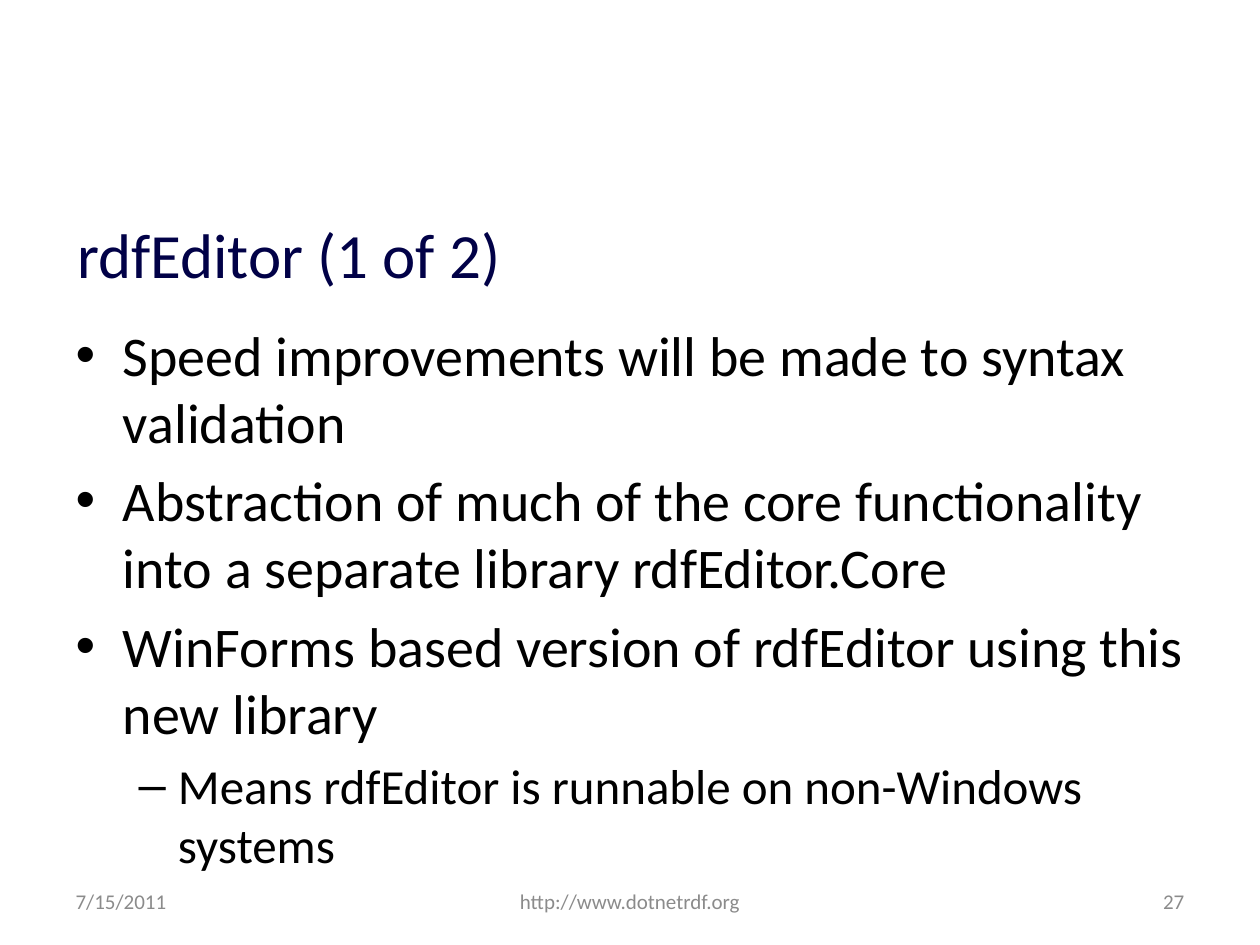
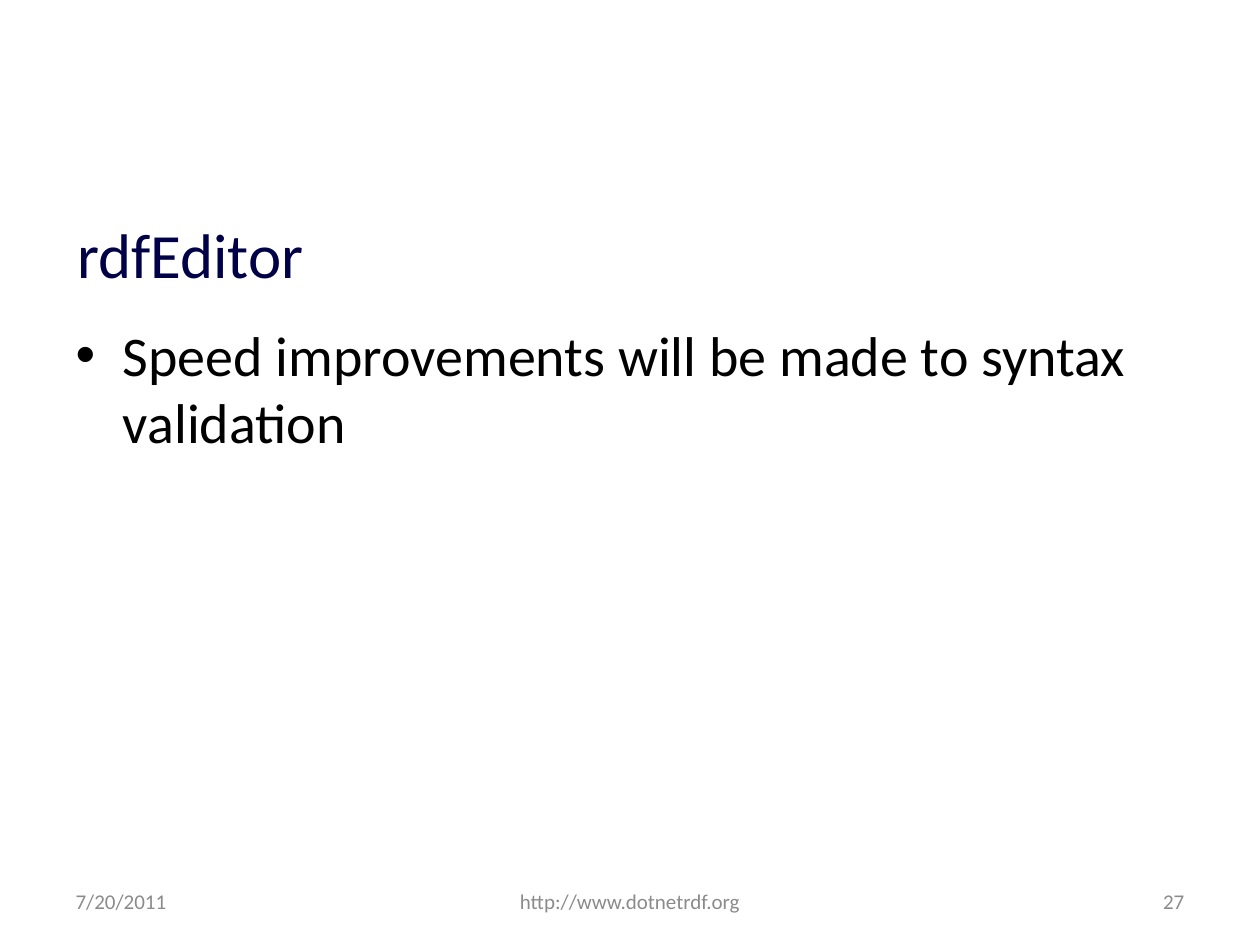
Before and after one commit to JohnGoldsmith/dotnetrdf-wiki, a slide deck: slide 27 of Slides/Roadmap.pptx. Drawn at 1260x945 pixels with LibreOffice and Linux fonts; fonts in the diff are those of the drawing; background and template pictures are left out. Boxes give left, top, right and bottom in pixels: in the first picture for what was removed or moved away, otherwise in the second. Text is boxed around its words. In the diff, an @@ line names an element or a change of style, - is before the commit and + after.

```diff
--- a/Slides/Roadmap.pptx
+++ b/Slides/Roadmap.pptx
@@ title at (77,234,303,279): text changed @@
-rdfEditor (1 of 2)
+rdfEditor
@@ text at (123,482,1183,805): paragraphs removed @@
-• Abstraction of much of the core functionality into a separate library rdfEditor.Core
-• WinForms based version of rdfEditor using this new library
-  – Means rdfEditor is runnable on non-Windows systems
@@ text at (76,894,167,910): text changed @@
-7/15/2011
+7/20/2011
```
Also in this commit, not shown: 46 other slides changed, 1 slide added.
